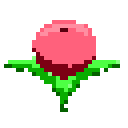
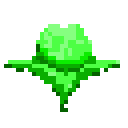
Before/after of a 128px x 128px layered artwork. What changed in the layer stack:
hid "Layer 12" over box(60, 28, 68, 32)
hid "Layer 10" over box(32, 20, 96, 80)
showed "Layer 13" over box(32, 48, 96, 88)
painted on "Layer 9" over box(76, 24, 80, 56)
